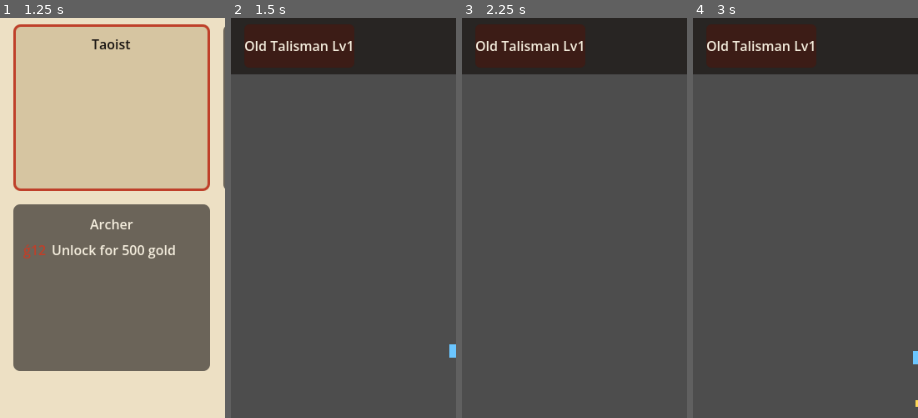
Above: before the commit, frames 1-4 (left to right).
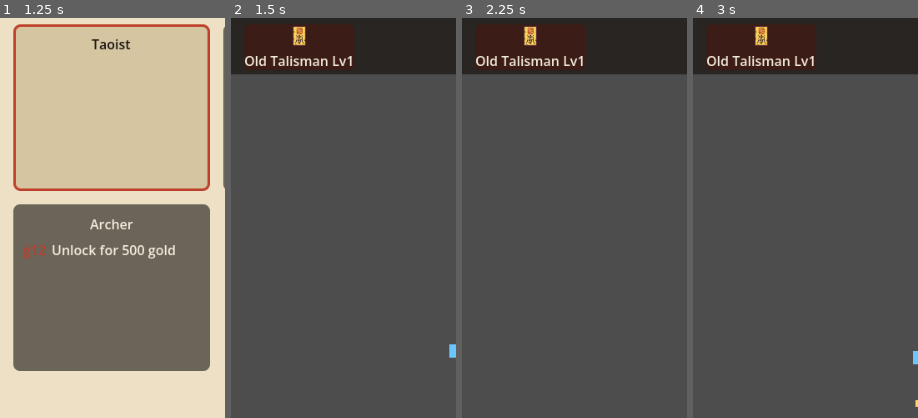
Above: after the commit, the same moments.

Repository: CastleBelll/joseonlike
Game: Godot game, scene res://scenes/boot/boot.tscn
The game is run twice, just before and just after one commit, with the same random seed, the same clock (stepped at 60 frames per second) and the same inputs.
Inputs (mouse positions are % of the whole screen's width and height, from its top left):
- Up to frame 1 (1.25 s): click "Start Run" at 0.5 s
- Up to frame 2 (1.5 s): click (25, 20) at 1.25 s
- Up to frame 3 (2.25 s): tap Enter at 2 s; hold Right (ui_right) from 2.03 s (still down)
- Up to frame 4 (3 s): tap Space at 2.75 s; release Right (ui_right) at 2.78 s; hold Down (ui_down) from 2.78 s (still down)
The pictures show only the part of the screen within x 0-50%, y 8-58%; the shares and areas given below are measured in that part.

Frame 1 is identical in both runs. In frame 2, 1.5% of the frame differs, in the area x 6-54%, y 2-12%; in frame 3, 1.5%; in frame 4, 1.5%.

Commit message:
feat(content-data): give weapons a sprite path, validate it exists
Add sprite to all seven data/weapons.json entries, pointing at
res://asset/weapon/icons/<id>.png per ARCHITECTURE.md section 4.
Verified each of the seven icon files actually exists before wiring
the path in, rather than assuming the naming convention held.

Extend tools/validate_data.gd with the same sprite-existence check
already used for monsters: require the field, require a res:// path,
and fail loudly with the weapon id and path when the file doesn't
resolve. tests/data/test_content.gd picks this up automatically since
it delegates to the same validate_all(). Verified by injecting a
missing weapon sprite path before restoring.

Left asset/weapon/projectiles/<id>.png out of weapons.json - those are
gameplay VFX combat wires in code, not HUD icons.

Diff:
--- a/data/weapons.json
+++ b/data/weapons.json
@@ -13,7 +13,8 @@
     "max_level": 8,
     "per_level": { "damage": 3.0, "cooldown_sec": -0.05 },
     "evolves_to": "fire_talisman",
-    "evolution_only": false
+    "evolution_only": false,
+    "sprite": "res://asset/weapon/icons/old_talisman.png"
   },
   "fire_talisman": {
     "name_ko": "화염 부적",
@@ -29,7 +30,8 @@
     "max_level": 8,
     "per_level": { "damage": 4.0, "cooldown_sec": -0.05 },
     "evolves_to": "phoenix_talisman",
-    "evolution_only": true
+    "evolution_only": true,
+    "sprite": "res://asset/weapon/icons/fire_talisman.png"
   },
   "phoenix_talisman": {
     "name_ko": "봉황 부적",
@@ -44,7 +46,8 @@
     "speed": 280.0,
     "max_level": 8,
     "per_level": { "damage": 6.0, "cooldown_sec": -0.04 },
-    "evolution_only": true
+    "evolution_only": true,
+    "sprite": "res://asset/weapon/icons/phoenix_talisman.png"
   },
   "sword": {
     "name_ko": "환도",
@@ -60,7 +63,8 @@
     "max_level": 8,
     "per_level": { "damage": 3.5, "cooldown_sec": -0.04 },
     "evolves_to": "twin_sword",
-    "evolution_only": false
+    "evolution_only": false,
+    "sprite": "res://asset/weapon/icons/sword.png"
   },
   "twin_sword": {
     "name_ko": "쌍환도",
@@ -75,7 +79,8 @@
     "speed": 0.0,
     "max_level": 8,
     "per_level": { "damage": 4.5, "cooldown_sec": -0.03 },
-    "evolution_only": true
+    "evolution_only": true,
+    "sprite": "res://asset/weapon/icons/twin_sword.png"
   },
   "bow": {
     "name_ko": "각궁",
@@ -91,7 +96,8 @@
     "max_level": 8,
     "per_level": { "damage": 2.5, "cooldown_sec": -0.03 },
     "evolves_to": "divine_bow",
-    "evolution_only": false
+    "evolution_only": false,
+    "sprite": "res://asset/weapon/icons/bow.png"
   },
   "divine_bow": {
     "name_ko": "신궁",
@@ -106,6 +112,7 @@
     "speed": 420.0,
     "max_level": 8,
     "per_level": { "damage": 3.5, "cooldown_sec": -0.03 },
-    "evolution_only": true
+    "evolution_only": true,
+    "sprite": "res://asset/weapon/icons/divine_bow.png"
   }
 }
--- a/tools/validate_data.gd
+++ b/tools/validate_data.gd
@@ -30,7 +30,7 @@
 const WEAPON_REQUIRED: Array[String] = [
 	"name_ko", "name_en", "category", "grade", "damage", "cooldown_sec",
 	"projectile_count", "pierce", "area_scale", "speed", "max_level", "per_level",
-	"evolution_only",
+	"evolution_only", "sprite",
 ]
 const PASSIVE_REQUIRED: Array[String] = ["name_ko", "name_en", "stat", "per_stack", "max_stacks"]
 const EVOLUTION_REQUIRED: Array[String] = [
@@ -237,6 +237,12 @@
 					errors.append("%s: '%s'.evolves_to '%s' does not exist in weapons.json" % [file, id, evolves_to])
 				elif not produced_weapons.has(evolves_to):
 					errors.append("%s: '%s'.evolves_to '%s' has no evolutions.json rule that produces it — dead pointer" % [file, id, evolves_to])
+
+		var sprite: String = w.get("sprite", "")
+		if not sprite.begins_with("res://"):
+			errors.append("%s: '%s'.sprite must be a res:// path" % [file, id])
+		elif not FileAccess.file_exists(sprite):
+			errors.append("%s: '%s'.sprite '%s' does not exist" % [file, id, sprite])
 
 
 # ---- data/passives.json ----
